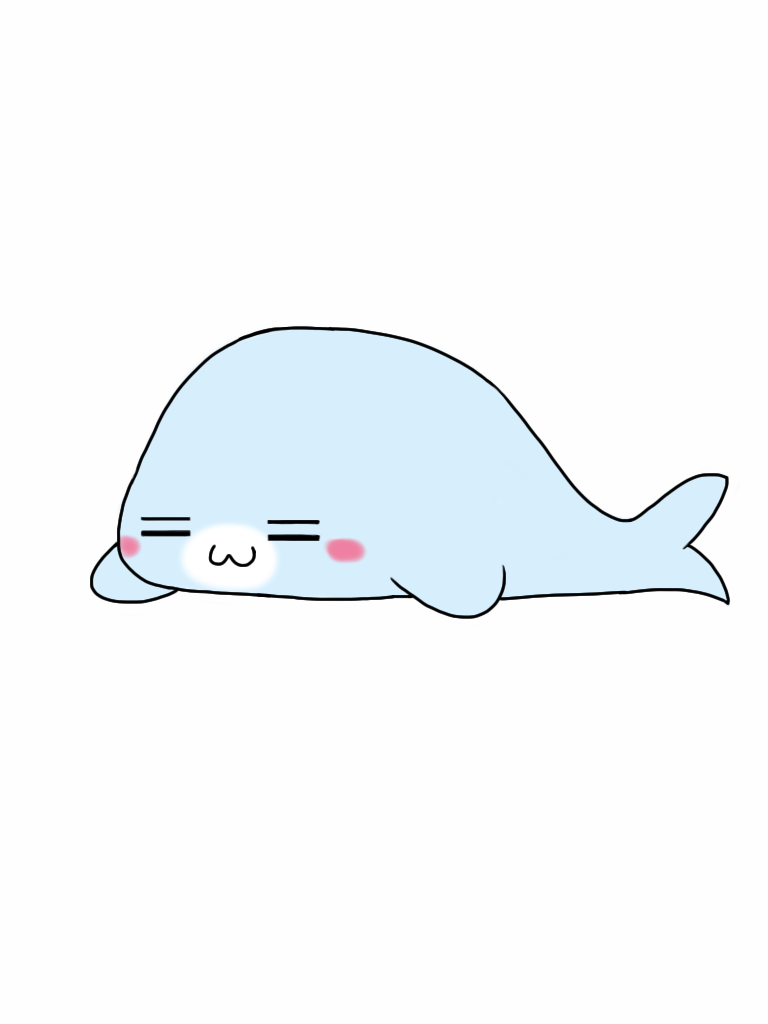
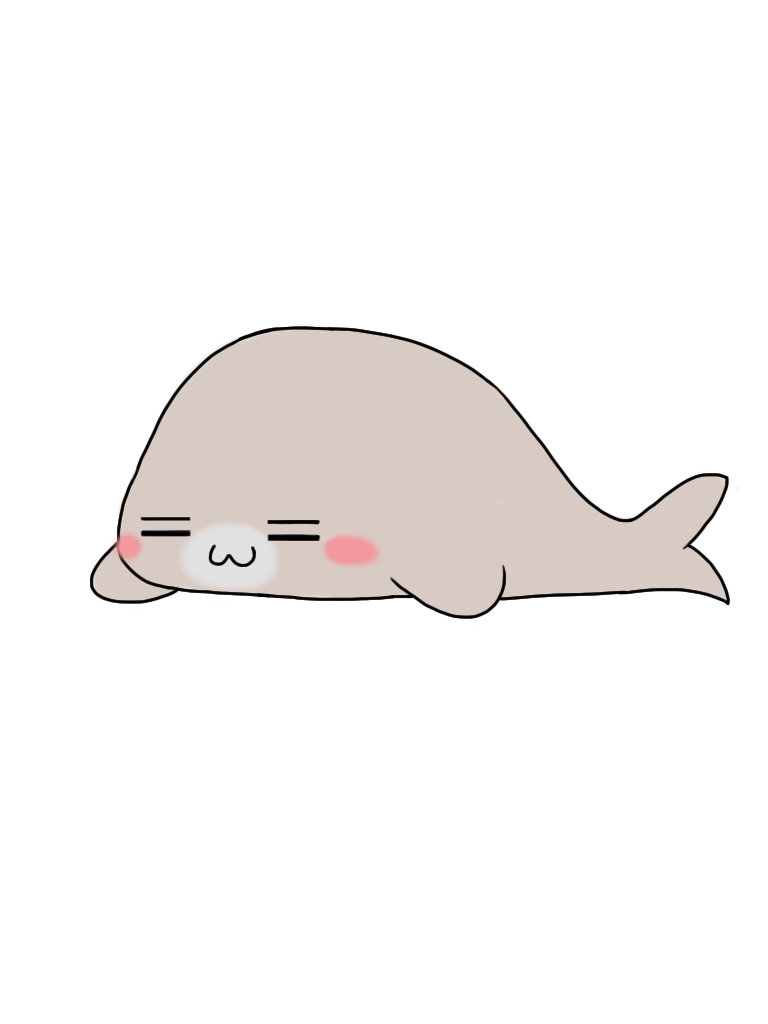
Before/after of a 768×1024 layered artwork. What changed in the layer stack:
removed layer "PaintLayer-1" over [left=90, top=326, right=730, bottom=619]
removed layer "PaintLayer-0" over [left=89, top=324, right=741, bottom=625]
added layer "Layer 1" above "Hue/Saturation 1 copy" over [left=108, top=527, right=388, bottom=572]
added layer "Layer 0" over [left=89, top=324, right=741, bottom=625]
